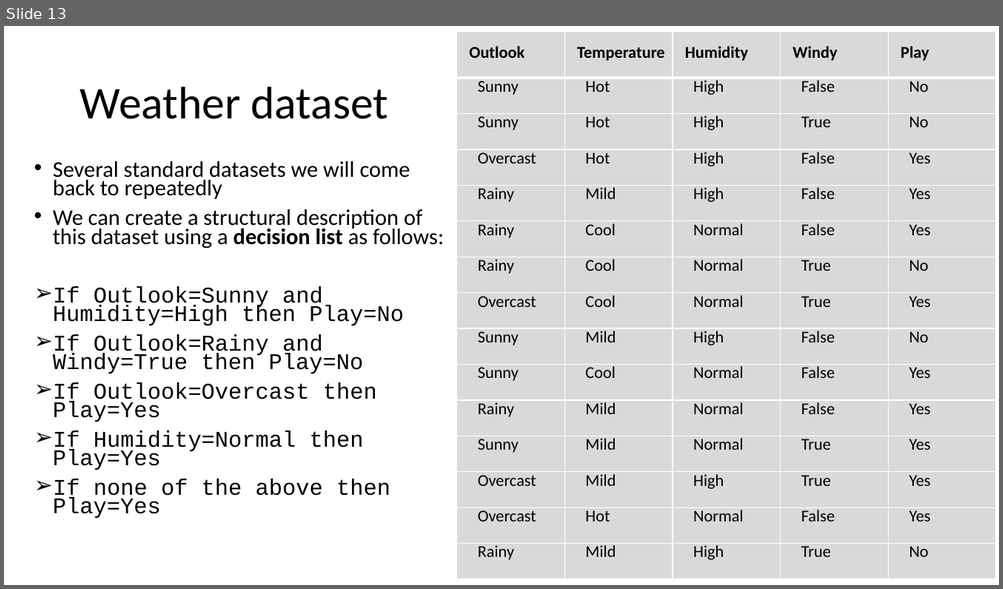
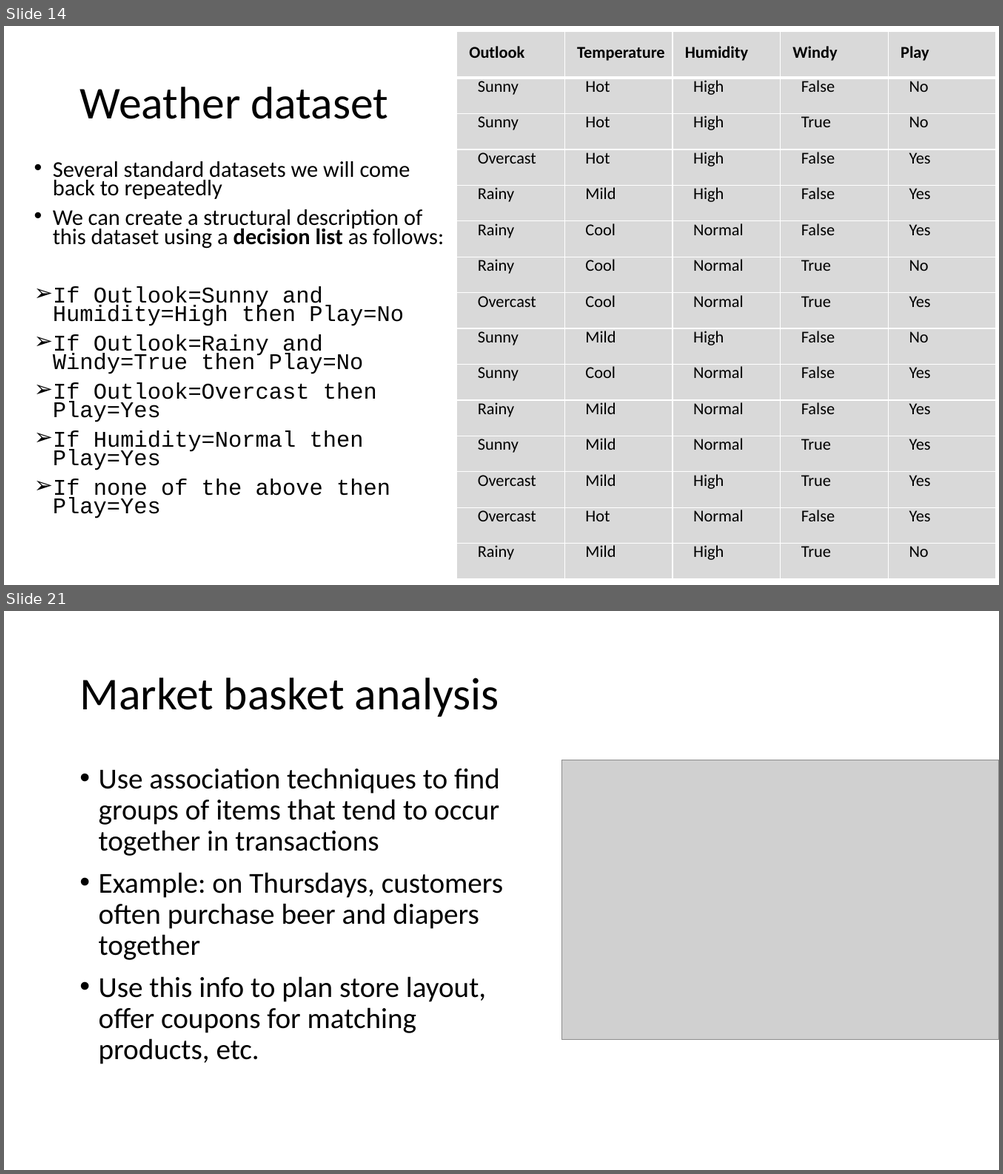
Before and after one commit to russellu/cs405, a slide deck: Lecture_01.pptx. Shown one above the other, each under a label of ours: slide 13 before the commit, slides 14 and 21 after it; the slides between them are not shown. The pictures are 1003x589 and 1003x1174 pixels, drawn with LibreOffice and Linux fonts; fonts in the diff are those of the drawing; grey boxes stand for pictures. Boxes give left, top, right and bottom in pixels: in the first picture for what was removed or moved away, otherwise in the second. Text is boxed around its words. In the diff, an @@ line names an element or a change of style, - is before the commit and + after.

```diff
--- a/Lecture_01.pptx
+++ b/Lecture_01.pptx
@@ slide 21 added at <box>4,611,999,1170</box>, background #FFFFFF @@
@@ title added at <box>79,678,499,717</box>, 44 pt, text #000000 @@
+Market basket analysis
@@ picture added at <box>562,760,999,1040</box> @@
@@ text added at <box>99,768,503,1065</box>, 28 pt, text #000000 @@
+• Use association techniques to find groups of items that tend to occur together in transactions
+• Example: on Thursdays, customers often purchase beer and diapers together
+• Use this info to plan store layout, offer coupons for matching products, etc.
@@ what was slide 13 is now slide 14 @@
```
Also in this commit, not shown: 9 slides changed, 6 other slides added, 3 slides removed, 1 other file.
